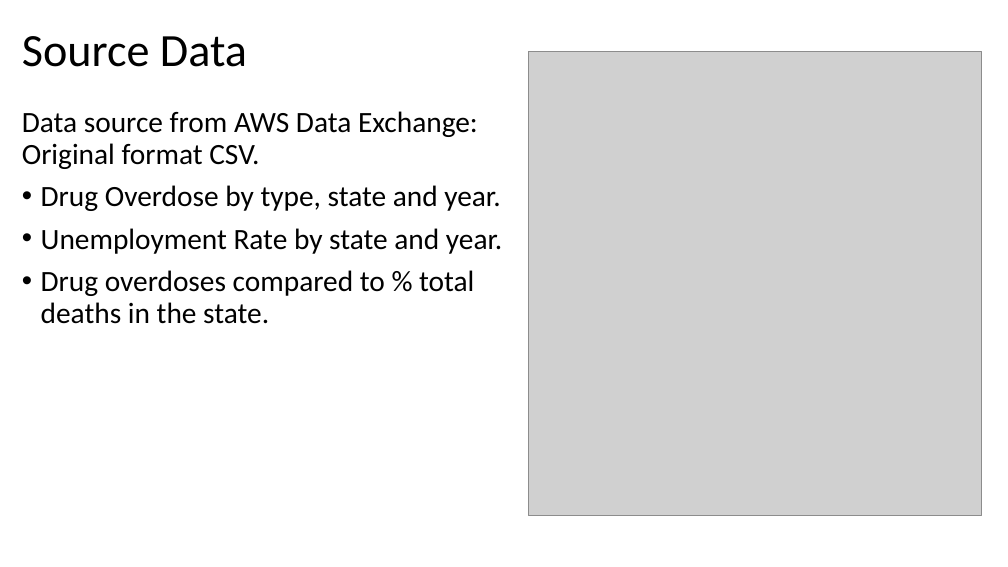
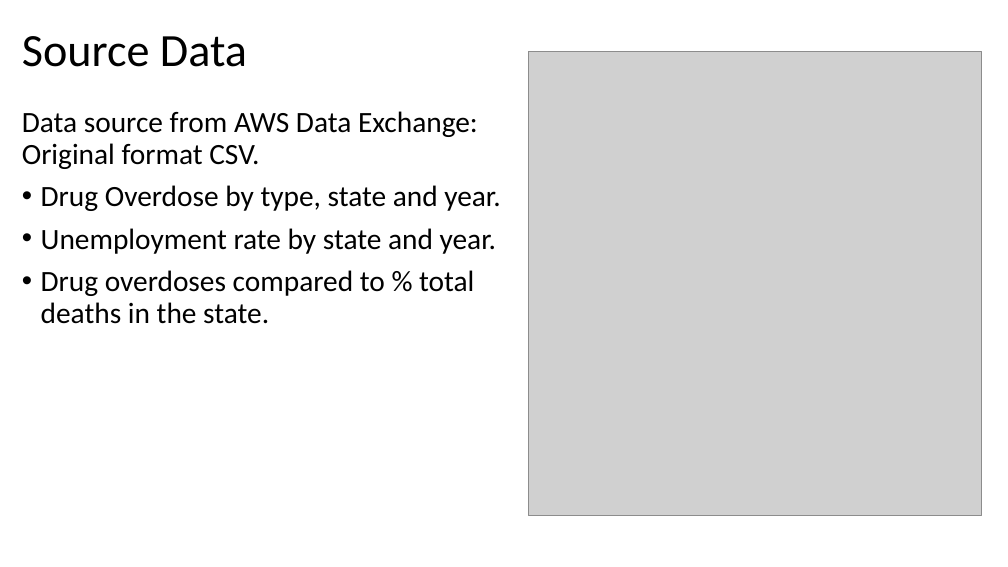
Before and after one commit to BradBarrett/DrugDeliverance, a slide deck: slide 3 of DrugDeliverancePPT-Final.pptx. Drawn at 1008x567 pixels with LibreOffice and Linux fonts; fonts in the diff are those of the drawing; grey boxes stand for pictures. Boxes give left, top, right and bottom in pixels: in the first picture for what was removed or moved away, otherwise in the second. Text is boxed around its words. In the diff, an @@ line names an element or a change of style, - is before the commit and + after.

Commit message:
ppt

```diff
--- a/DrugDeliverancePPT-Final.pptx
+++ b/DrugDeliverancePPT-Final.pptx
@@ text at (x1=41, y1=228, x2=496, y2=254): text changed @@
-• Unemployment Rate by state and year.
+• Unemployment rate by state and year.
```
Also in this commit, not shown: 1 other slide changed.
